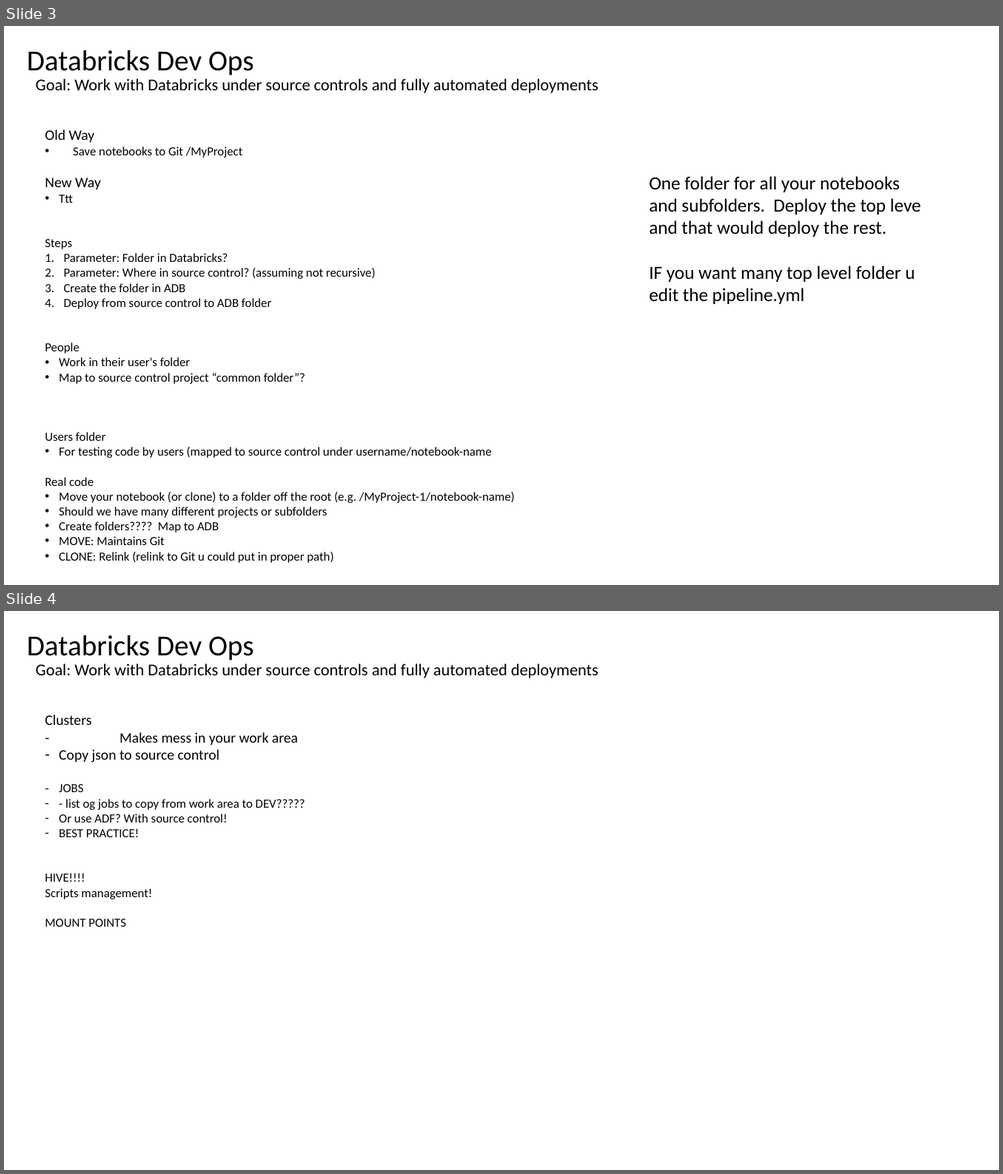
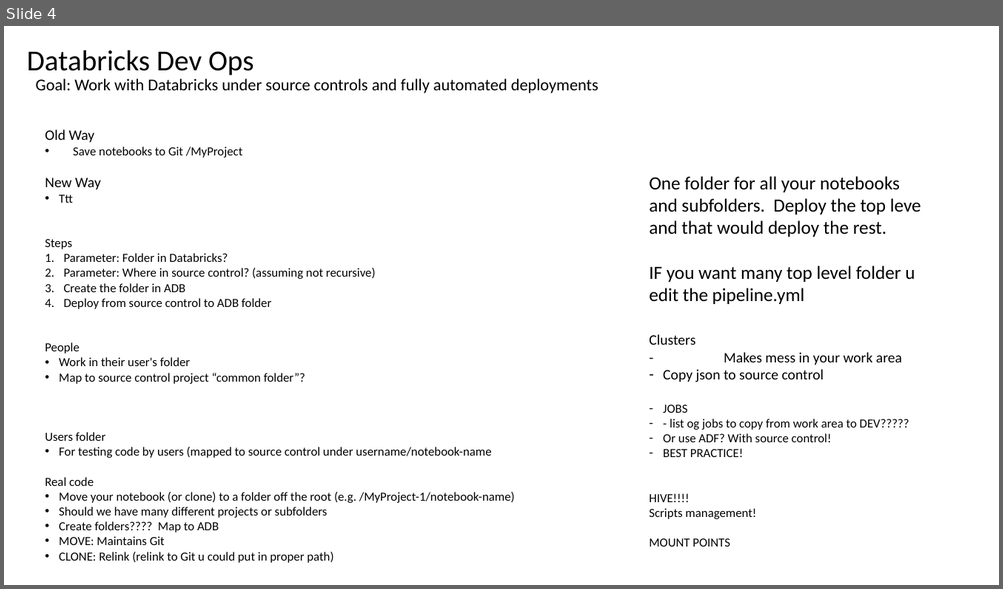
Before and after one commit to AdamPaternostro/Azure-Databricks-Dev-Ops, a slide deck: Databricks Dev Ops.pptx. Shown one above the other, each under a label of ours: slides 3 and 4 before the commit, slide 4 after it. The pictures are 1003x1174 and 1003x589 pixels, drawn with LibreOffice and Linux fonts; fonts in the diff are those of the drawing. Boxes give left, top, right and bottom in pixels: in the first picture for what was removed or moved away, otherwise in the second. Text is boxed around its words. In the diff, an @@ line names an element or a change of style, - is before the commit and + after.

```diff
--- a/Databricks Dev Ops.pptx
+++ b/Databricks Dev Ops.pptx
@@ slide 4 removed at box(4, 611, 999, 1170), background #FFFFFF @@
@@ title removed at box(27, 635, 254, 661) @@
-Databricks Dev Ops
@@ text removed at box(36, 664, 598, 678) @@
-Goal: Work with Databricks under source controls and fully automated deployments
@@ text removed at box(45, 715, 305, 927) @@
-Clusters
-- Makes mess in your work area
-– Copy json to source control
-– JOBS
-– - list og jobs to copy from work area to DEV?????
-– Or use ADF? With source control!
-– BEST PRACTICE!
-HIVE!!!!
-Scripts management!
-MOUNT POINTS
@@ what was slide 3 is now slide 4 @@
@@ slide 4 changed as well @@
@@ text added at box(649, 335, 909, 547), 12 pt, text #000000 @@
+Clusters
+- Makes mess in your work area
+– Copy json to source control
+– JOBS
+– - list og jobs to copy from work area to DEV?????
+– Or use ADF? With source control!
+– BEST PRACTICE!
+HIVE!!!!
+Scripts management!
+MOUNT POINTS
```
Also in this commit, not shown: 2 other slides changed, 1 slide added, 2 other files.
